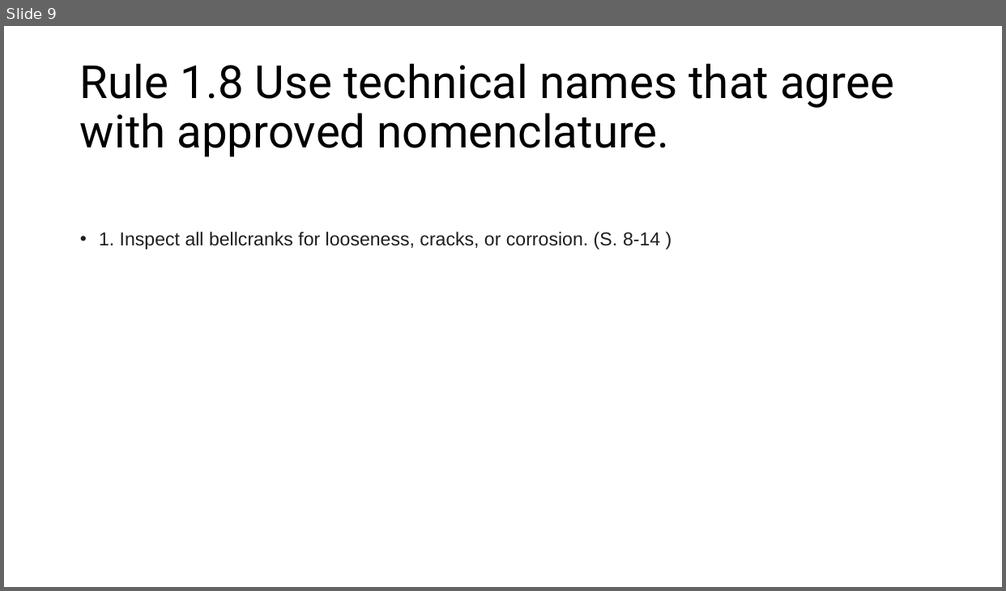
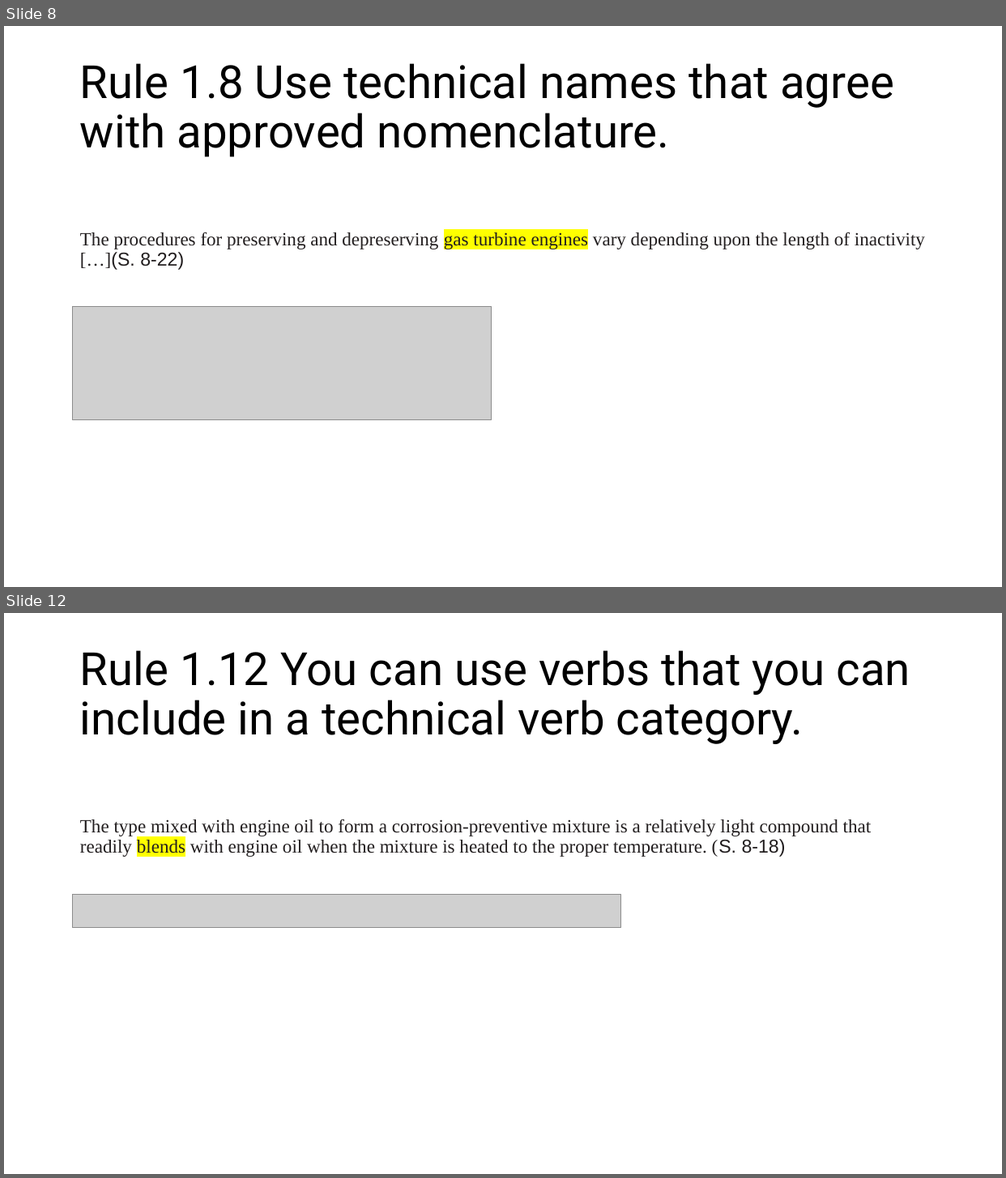
Before and after one commit to Maltrix147/Studium, a slide deck: Semester_4/simplified_English/Regeln_Malte_Hermann.pptx. Shown one above the other, each under a label of ours: slide 9 before the commit, slides 8 and 12 after it; the slides between them are not shown. The pictures are 1006x591 and 1006x1178 pixels, drawn with LibreOffice and Linux fonts; fonts in the diff are those of the drawing; grey boxes stand for pictures. Boxes give left, top, right and bottom in pixels: in the first picture for what was removed or moved away, otherwise in the second. Text is boxed around its words. In the diff, an @@ line names an element or a change of style, - is before the commit and + after.

```diff
--- a/Semester_4/simplified_English/Regeln_Malte_Hermann.pptx
+++ b/Semester_4/simplified_English/Regeln_Malte_Hermann.pptx
@@ slide 12 added at box(4, 613, 1002, 1174), background #FFFFFF @@
@@ title added at box(80, 650, 910, 744), 44 pt, text #000000 @@
+Rule 1.12 You can use verbs that you can include in a technical verb category.
@@ text added at box(80, 819, 872, 857), 18 pt, text #221E1F @@
+The type mixed with engine oil to form a corrosion-preventive mixture is a relatively light compound that readily blends with engine oil when the mixture is heated to the proper temperature. (S. 8-18)
@@ picture added at box(73, 895, 621, 928) @@
@@ what was slide 9 is now slide 8 @@
@@ slide 8 changed as well @@
@@ text at box(80, 232, 925, 270): text changed; font Arial to Times New Roman; text colour #211D1E to #221E1F @@
-• 1. Inspect all bellcranks for looseness, cracks, or corrosion. (S. 8-14 )
+The procedures for preserving and depreserving gas turbine engines vary depending upon the length of inactivity […](S. 8-22)
@@ picture added at box(73, 307, 492, 420) @@
```
Also in this commit, not shown: 7 other slides changed, 5 other slides added, 1 slide removed, 3 other files.
